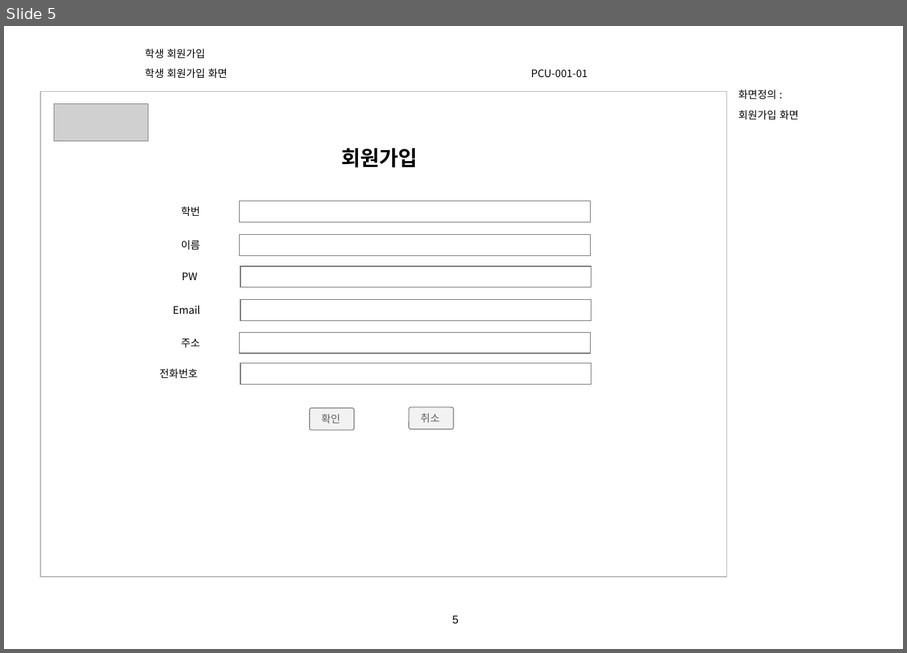
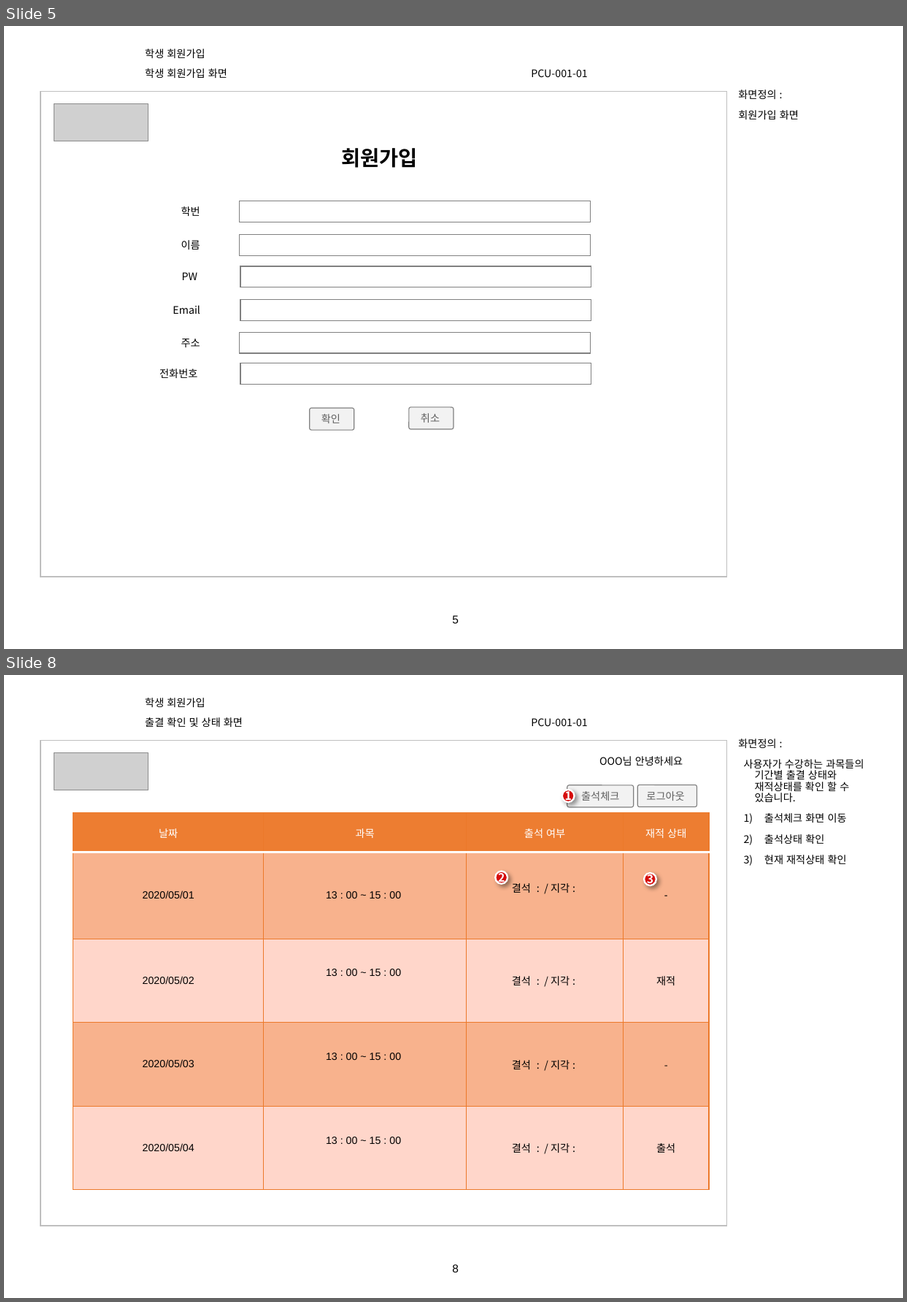
Before and after one commit to lgt9875/Idino-Project, a slide deck: DS02_화면설계서_v1.0.pptx. Shown one above the other, each under a label of ours: slide 5 before the commit, slides 5 and 8 after it; the slides between them are not shown. The pictures are 907x653 and 907x1302 pixels, drawn with LibreOffice and Linux fonts; fonts in the diff are those of the drawing; grey boxes stand for pictures; background and template pictures are left out. Boxes give left, top, right and bottom in pixels: in the first picture for what was removed or moved away, otherwise in the second. Text is boxed around its words. In the diff, an @@ line names an element or a change of style, - is before the commit and + after.

```diff
--- a/DS02_화면설계서_v1.0.pptx
+++ b/DS02_화면설계서_v1.0.pptx
@@ slide 8 added at <box>4,675,903,1298</box>, background #FFFFFF; not listed: 1 template element that a slide beside it also shows @@
@@ text added at <box>145,698,205,707</box>, 9 pt, text #000000 @@
+학생 회원가입
@@ text added at <box>145,717,243,727</box>, 9 pt, text #000000 @@
+출결 확인 및 상태 화면
@@ text added at <box>531,718,587,726</box>, 9 pt, text #000000 @@
+PCU-001-01
@@ text added at <box>738,739,864,864</box>, 9 pt, text #000000 @@
+화면정의 :
+사용자가 수강하는 과목들의 기간별 출결 상태와 재적상태를 확인 할 수 있습니다.
+1) 출석체크 화면 이동
+2) 출석상태 확인
+3) 현재 재적상태 확인
@@ rectangle added at <box>40,741,727,1225</box>, outline #BFBFBF 0.75 pt @@
@@ picture added at <box>54,753,149,790</box> @@
@@ text added at <box>600,756,683,766</box>, 9 pt, text #000000 @@
+OOO님 안녕하세요
@@ ellipse added at <box>562,790,575,802</box>, fill #D60C0C, outline #FFFFFF 1.5 pt, 10 pt, text #FFFFFF, bold @@
+1
@@ rounded rectangle added at <box>568,785,634,807</box>, fill #F2F2F2, outline #808080 0.75 pt, 9 pt, text #5F5F5F @@
+출석체크
@@ rounded rectangle added at <box>638,785,698,806</box>, fill #F2F2F2, outline #808080 0.75 pt, 9 pt, text #5F5F5F @@
+로그아웃
@@ table added at <box>73,813,709,1190</box>, 5 rows, 4 columns @@
+날짜 | 과목 | 출석 여부 | 재적 상태
+2020/05/01 | 13 : 00 ~ 15 : 00 | 결석 : / 지각 : | -
+2020/05/02 | 13 : 00 ~ 15 : 00 | 결석 : / 지각 : | 재적
+2020/05/03 | 13 : 00 ~ 15 : 00 | 결석 : / 지각 : | -
+2020/05/04 | 13 : 00 ~ 15 : 00 | 결석 : / 지각 : | 출석
@@ ellipse added at <box>495,871,508,884</box>, fill #D60C0C, outline #FFFFFF 1.5 pt, 10 pt, text #FFFFFF, bold @@
+2
@@ ellipse added at <box>644,873,657,885</box>, fill #D60C0C, outline #FFFFFF 1.5 pt, 10 pt, text #FFFFFF, bold @@
+3
```
Also in this commit, not shown: 2 slides changed, 1 other slide added, 1 slide removed, 26 other files.
